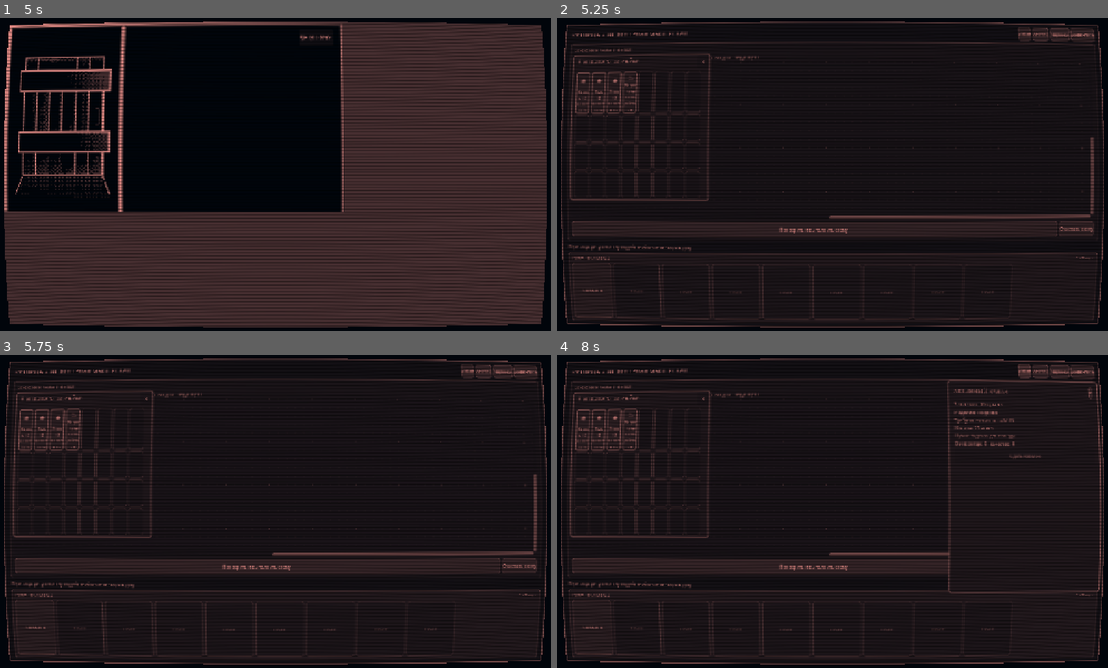
Above: before the commit, frames 1-4 (two rows, left to right).
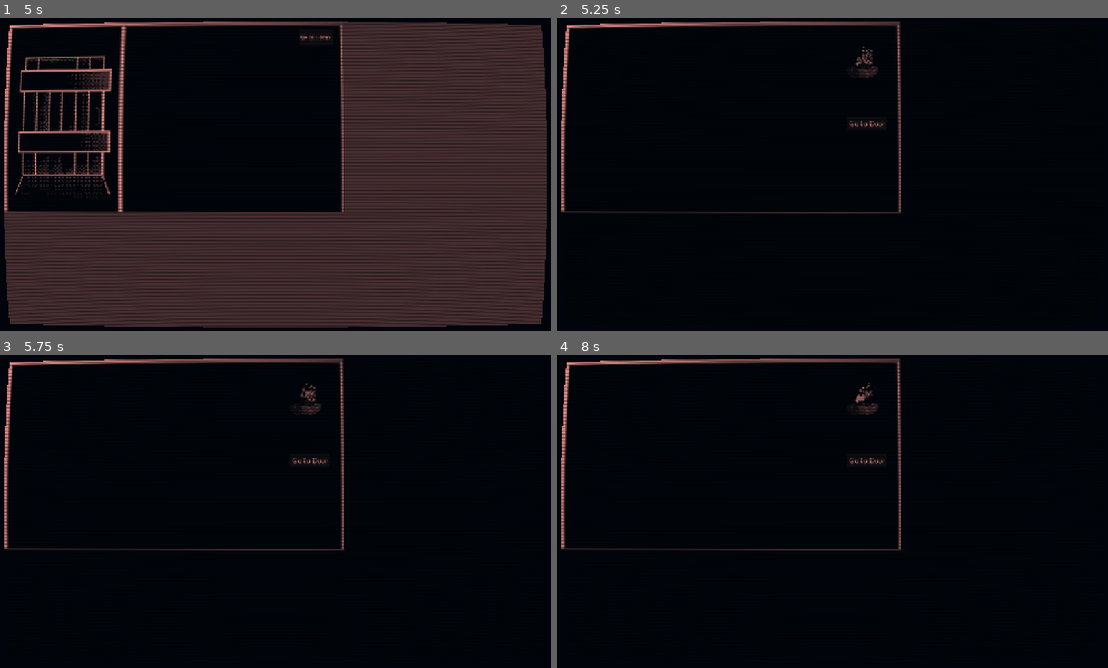
Above: after the commit, the same moments.

Repository: Blyaprint/10-ways
Game: Godot game, scene res://scenes/MainMenu.tscn
Same seed, same stepped clock (60 frames per second), same inputs: the game is played once before the commit and once after it.
Inputs (mouse positions are in pixels of both pictures, inside the frame that each line leads up to):
- Up to frame 1 (5 s): click "New game" at 0.5 s; click "Далее" at 1.25 s; click "Далее" at 2 s; click "Далее" at 2.75 s; tap Enter at 3.5 s; move the mouse to (396, 158) at 3.52 s; click (396, 158) at 3.67 s; click "Принять заказ" at 4.25 s
- Up to frame 2 (5.25 s): click "Go to Forge" at 5 s
- Up to frame 3 (5.75 s): no input
- Up to frame 4 (8 s): click "Go to Door" at 5.75 s; click "Go to Door" at 6.5 s; click (1030, 367) at 7.25 s, where only the run before the commit has a clickable "Заказ"

Frame 1 is identical in both runs. In frame 2, 31% of the frame differs, in the area x 0-100%, y 1-99%; in frame 3, 37%; in frame 4, 46%.
Error after the commit: Parse Error: Expected expression for match pattern. (res://scripts/EngineeringWorkbenchUI.gd:82)

Commit message:
Redesign crafting cards and inventory for 1-bit pixel UI

Diff:
--- a/scripts/EngineeringWorkbenchUI.gd
+++ b/scripts/EngineeringWorkbenchUI.gd
@@ -35,10 +35,11 @@
 	var title_text := ""
 	var subtitle_text := ""
 	var symbol_text := "◆"
+	var card_size := Vector2(112, 132)
 
 	func _get_drag_data(_at_position: Vector2) -> Variant:
 		if host != null:
-			set_drag_preview(host.call("_make_drag_preview", title_text, subtitle_text, symbol_text))
+			set_drag_preview(host.call("_make_drag_preview", title_text, subtitle_text, symbol_text, card_size))
 		return payload
 
 	func _can_drop_data(_at_position: Vector2, data: Variant) -> bool:
@@ -47,6 +48,47 @@
 	func _drop_data(_at_position: Vector2, data: Variant) -> void:
 		if host != null:
 			host.call("drop_to_card", payload, data)
+
+
+
+class CardArtwork extends Control:
+	var item_id := ""
+	var item_kind := ""
+
+	func _draw() -> void:
+		var rows: Array[String] = []
+		match item_id:
+			"iron", "copper":
+				rows = [".#####.", "#######", "#######", ".#####.", "..###.."]
+			"coal":
+				rows = ["..###..", ".#####.", "#######", "#######", ".#####."]
+			"heated_iron", "heated_copper":
+				rows = ["...#...", "..###..", ".#####.", "..###..", ".#.#.#.", "......."]
+			"iron_blank", "copper_blank":
+				rows = ["#######", "#######", "#######", "#######"]
+			"horseshoe":
+				rows = ["##...##", "##...##", "##...##", "##...##", ".#####.", "..###.."]
+			"copper_plate":
+				rows = ["#######", "#.....#", "#.###.#", "#.....#", "#######"]
+			_:
+				if item_kind == "action":
+					match item_id:
+						"heat":
+							rows = ["...#...", "..###..", ".#####.", "..###..", ".#.#.#."]
+						"forge":
+							rows = ["##.....", ".##....", "..##...", "#######", "...##..", "...##.."]
+						"bend":
+							rows = ["##.....", ".##....", "..##...", "...##..", "....##.", ".....##"]
+			if rows.is_empty():
+			rows = ["...#...", "..###..", ".#####.", "..###..", "...#..."]
+		var pixel := 5.0
+		var width := 7.0 * pixel
+		var height := float(rows.size()) * pixel
+		var origin := Vector2((size.x - width) * 0.5, (size.y - height) * 0.5)
+		for y in range(rows.size()):
+			for x in range(rows[y].length()):
+				if rows[y][x] == "#":
+					draw_rect(Rect2(origin + Vector2(x * pixel, y * pixel), Vector2(pixel, pixel)), Color("#f4f0df"))
 
 var inventory_window: PanelContainer
 var inventory_grid: GridContainer
@@ -190,8 +232,8 @@
 func _build_inventory_window() -> void:
 	inventory_window = PanelContainer.new()
 	inventory_window.position = Vector2(24, 76)
-	inventory_window.custom_minimum_size = Vector2(330, 300)
-	inventory_window.size = Vector2(330, 300)
+	inventory_window.custom_minimum_size = Vector2(370, 560)
+	inventory_window.size = Vector2(370, 560)
 	inventory_window.z_index = 10
 	inventory_window.add_theme_stylebox_override("panel", _style(Color("#292019"), Color("#c09258"), 2))
 	add_child(inventory_window)
@@ -211,7 +253,7 @@
 	drag_bar.add_child(title)
 	var inventory_close := Button.new()
 	inventory_close.text = "×"
-	inventory_close.position = Vector2(298, 1)
+	inventory_close.position = Vector2(338, 1)
 	inventory_close.size = Vector2(28, 26)
 	inventory_close.z_index = 2
 	inventory_close.tooltip_text = "Закрыть инвентарь"
@@ -222,7 +264,7 @@
 		grid_margin.add_theme_constant_override(pair[0], pair[1])
 	body.add_child(grid_margin)
 	inventory_grid = GridContainer.new()
-	inventory_grid.columns = 8
+	inventory_grid.columns = 4
 	inventory_grid.add_theme_constant_override("h_separation", 4)
 	inventory_grid.add_theme_constant_override("v_separation", 4)
 	grid_margin.add_child(inventory_grid)
@@ -401,57 +443,60 @@
 	]
 
 
-func _make_drag_preview(title: String, subtitle: String, symbol: String) -> Control:
-	var preview := PanelContainer.new()
-	preview.custom_minimum_size = Vector2(150, 174)
-	preview.add_theme_stylebox_override("panel", _style(Color("#3a2b20"), Color("#e0b36f"), 3))
-	var body := VBoxContainer.new()
-	body.add_theme_constant_override("separation", 5)
-	preview.add_child(body)
-	var art := CenterContainer.new()
-	art.size_flags_vertical = Control.SIZE_EXPAND_FILL
-	var symbol_label := _label(symbol, 42, Color("#e8c48e"))
-	art.add_child(symbol_label)
-	body.add_child(art)
-	var name_label := _label(title, 12, Color("#f0d6a5"))
-	name_label.horizontal_alignment = HORIZONTAL_ALIGNMENT_CENTER
-	name_label.autowrap_mode = TextServer.AUTOWRAP_WORD_SMART
-	body.add_child(name_label)
-	var sub_label := _label(subtitle, 9, Color("#c6ad8c"))
-	sub_label.horizontal_alignment = HORIZONTAL_ALIGNMENT_CENTER
-	sub_label.autowrap_mode = TextServer.AUTOWRAP_WORD_SMART
-	body.add_child(sub_label)
-	return preview
-
-
-func _make_visual_card(payload: Dictionary, title: String, subtitle: String, symbol: String, tint: Color, size: Vector2) -> FullDragCard:
+func _make_drag_preview(title: String, subtitle: String, symbol: String, preview_size: Vector2) -> Control:
+	return _make_visual_card({}, title, subtitle, symbol, Color("#ffffff"), preview_size)
+
+
+func _make_visual_card(payload: Dictionary, title: String, subtitle: String, symbol: String, tint: Color, card_size: Vector2) -> FullDragCard:
 	var card := FullDragCard.new()
 	card.host = self
 	card.payload = payload.duplicate(true)
 	card.title_text = title
 	card.subtitle_text = subtitle
 	card.symbol_text = symbol
-	card.custom_minimum_size = size
+	card.card_size = card_size
+	card.custom_minimum_size = card_size
 	card.size_flags_horizontal = Control.SIZE_SHRINK_BEGIN
-	card.add_theme_stylebox_override("panel", _style(Color("#3a2b20"), tint, 2))
+	card.mouse_filter = Control.MOUSE_FILTER_STOP
+	var frame := StyleBoxFlat.new()
+	frame.bg_color = Color("#080808")
+	frame.border_color = Color("#f4f0df")
+	frame.set_border_width_all(2)
+	card.add_theme_stylebox_override("panel", frame)
+	var outer := MarginContainer.new()
+	for pair in [["margin_left", 5], ["margin_right", 5], ["margin_top", 5], ["margin_bottom", 5]]:
+		outer.add_theme_constant_override(pair[0], pair[1])
+	outer.mouse_filter = Control.MOUSE_FILTER_IGNORE
+	card.add_child(outer)
 	var body := VBoxContainer.new()
+	body.mouse_filter = Control.MOUSE_FILTER_IGNORE
 	body.add_theme_constant_override("separation", 2)
-	card.add_child(body)
-	var art := CenterContainer.new()
-	art.size_flags_vertical = Control.SIZE_EXPAND_FILL
-	var icon_label := _label(symbol, 23 if size.x > 90 else 15, tint.lightened(0.35))
-	art.add_child(icon_label)
-	body.add_child(art)
-	var name_label := _label(title, 10 if size.x > 90 else 8, Color("#f0d6a5"))
+	outer.add_child(body)
+	var art_frame := PanelContainer.new()
+	art_frame.custom_minimum_size.y = 55 if card_size.x < 90 else 68
+	var art_style := StyleBoxFlat.new()
+	art_style.bg_color = Color("#171717")
+	art_style.border_color = Color("#777777")
+	art_style.set_border_width_all(1)
+	art_frame.add_theme_stylebox_override("panel", art_style)
+	art_frame.mouse_filter = Control.MOUSE_FILTER_IGNORE
+	var art := CardArtwork.new()
+	art.item_id = str(payload.get("id", ""))
+	art.item_kind = str(payload.get("kind", ""))
+	art.mouse_filter = Control.MOUSE_FILTER_IGNORE
+	art_frame.add_child(art)
+	body.add_child(art_frame)
+	var name_label := _label(title, 9 if card_size.x < 90 else 10, Color("#f4f0df"))
 	name_label.horizontal_alignment = HORIZONTAL_ALIGNMENT_CENTER
 	name_label.autowrap_mode = TextServer.AUTOWRAP_WORD_SMART
+	name_label.mouse_filter = Control.MOUSE_FILTER_IGNORE
 	body.add_child(name_label)
-	var sub_label := _label(subtitle, 8, Color("#c6ad8c"))
+	var sub_label := _label(subtitle, 7 if card_size.x < 90 else 8, Color("#bdb9ad"))
 	sub_label.horizontal_alignment = HORIZONTAL_ALIGNMENT_CENTER
 	sub_label.autowrap_mode = TextServer.AUTOWRAP_WORD_SMART
+	sub_label.mouse_filter = Control.MOUSE_FILTER_IGNORE
 	body.add_child(sub_label)
 	return card
-
 
 func _refresh_inventory() -> void:
 	if inventory_grid == null:
@@ -474,14 +519,14 @@
 				var data: Dictionary = MATERIALS.get(id, {})
 				var quality := int(item_qualities.get(id, data.get("quality", 0)))
 				var payload := {"origin": "inventory", "kind": "resource", "id": id, "quality": quality}
-				inventory_grid.add_child(_make_visual_card(payload, "%s ×%d" % [data.get("name", id), int(entry.count)], "Качество %d" % quality, "◆", Color("#bd9259"), Vector2(34, 62)))
+				inventory_grid.add_child(_make_visual_card(payload, "%s ×%d" % [data.get("name", id), int(entry.count)], "Качество %d" % quality, "◆", Color("#bd9259"), Vector2(76, 94)))
 			else:
 				var action_data: Dictionary = ACTIONS.get(id, {})
 				var payload := {"origin": "inventory", "kind": "action", "id": id}
 				inventory_grid.add_child(_make_visual_card(payload, str(action_data.get("name", id)), "Карта действия", str(action_data.get("symbol", "⚒")), Color("#80a88a"), Vector2(34, 62)))
 		else:
 			var empty := PanelContainer.new()
-			empty.custom_minimum_size = Vector2(34, 62)
+			empty.custom_minimum_size = Vector2(76, 94)
 			empty.add_theme_stylebox_override("panel", _style(Color("#211a15"), Color("#5c4934"), 1))
 			inventory_grid.add_child(empty)
 
